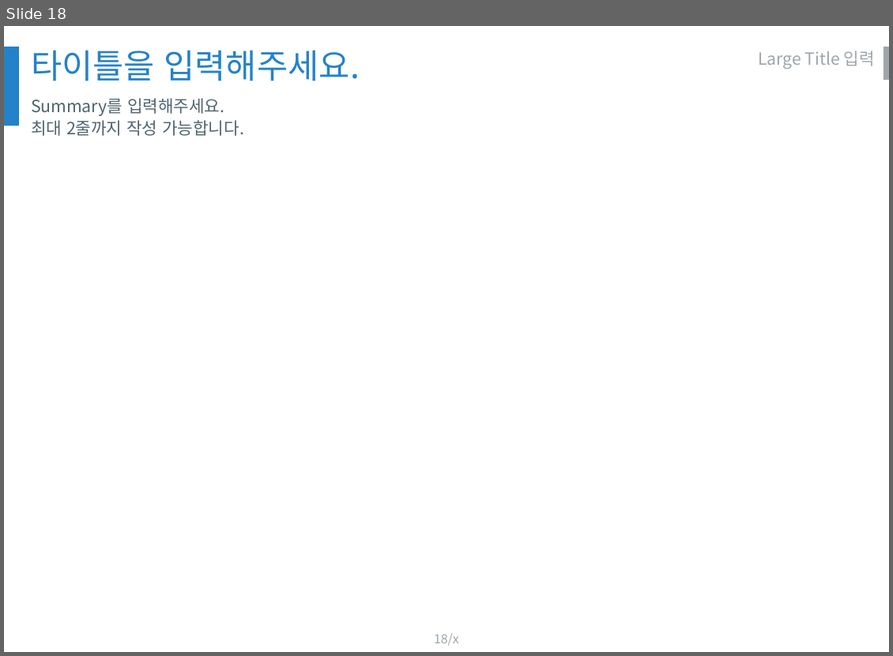
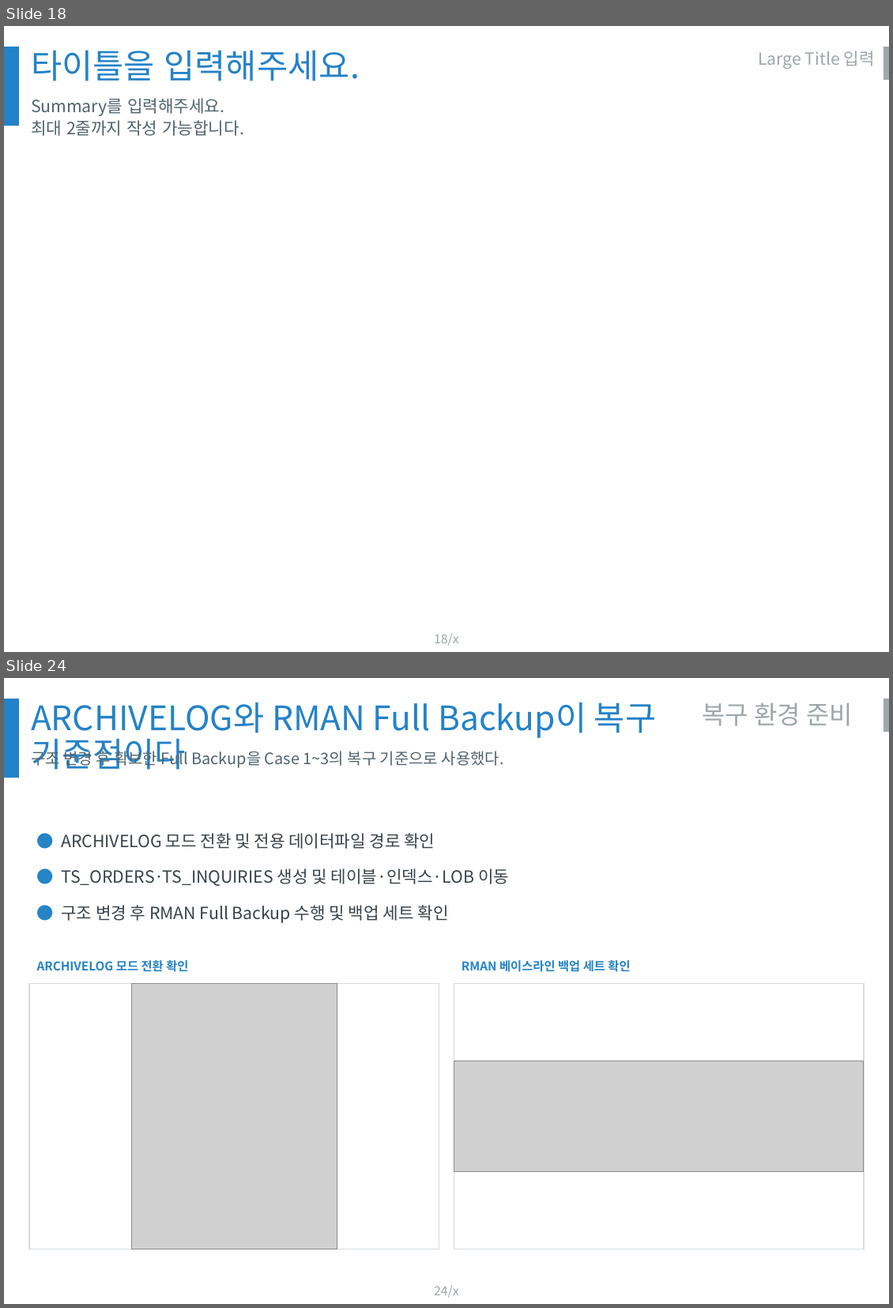
Before and after one commit to olmas70/slides, a slide deck: BO_스키마_트랜잭션_실증_보고서.pptx. Shown one above the other, each under a label of ours: slide 18 before the commit, slides 18 and 24 after it; the slides between them are not shown. The pictures are 893x656 and 893x1308 pixels, drawn with LibreOffice and Linux fonts; fonts in the diff are those of the drawing; grey boxes stand for pictures; background and template pictures are left out. Boxes give left, top, right and bottom in pixels: in the first picture for what was removed or moved away, otherwise in the second. Text is boxed around its words. In the diff, an @@ line names an element or a change of style, - is before the commit and + after.

```diff
--- a/BO_스키마_트랜잭션_실증_보고서.pptx
+++ b/BO_스키마_트랜잭션_실증_보고서.pptx
@@ slide 24 added at bbox=[4, 678, 889, 1304], background #FFFFFF; not listed: 3 template elements that a slide beside it also shows @@
@@ text added at bbox=[31, 702, 656, 770], 32 pt, text #2482C8 @@
+ARCHIVELOG와 RMAN Full Backup이 복구 기준점이다
@@ text added at bbox=[702, 702, 852, 726], 24 pt, text #9DA6AB @@
+복구 환경 준비
@@ text added at bbox=[31, 748, 504, 769], 15 pt, text #50646E @@
+구조 변경 후 확보한 Full Backup을 Case 1~3의 복구 기준으로 사용했다.
@@ text added at bbox=[61, 833, 509, 923], 16 pt, text #39424A @@
+● ARCHIVELOG 모드 전환 및 전용 데이터파일 경로 확인
+● TS_ORDERS·TS_INQUIRIES 생성 및 테이블·인덱스·LOB 이동
+● 구조 변경 후 RMAN Full Backup 수행 및 백업 세트 확인
@@ text added at bbox=[37, 960, 188, 972], 11.5 pt, text #2484C6, bold @@
+ARCHIVELOG 모드 전환 확인
@@ text added at bbox=[461, 960, 630, 972], 11.5 pt, text #2484C6, bold @@
+RMAN 베이스라인 백업 세트 확인
@@ rectangle added at bbox=[30, 984, 439, 1249], outline #D5DCE1 1 pt @@
@@ picture added at bbox=[131, 984, 337, 1249] @@
@@ rectangle added at bbox=[454, 984, 864, 1249], outline #D5DCE1 1 pt @@
@@ picture added at bbox=[454, 1061, 864, 1172] @@
```
Also in this commit, not shown: 2 slides changed, 19 other slides added, 2 slides removed.
